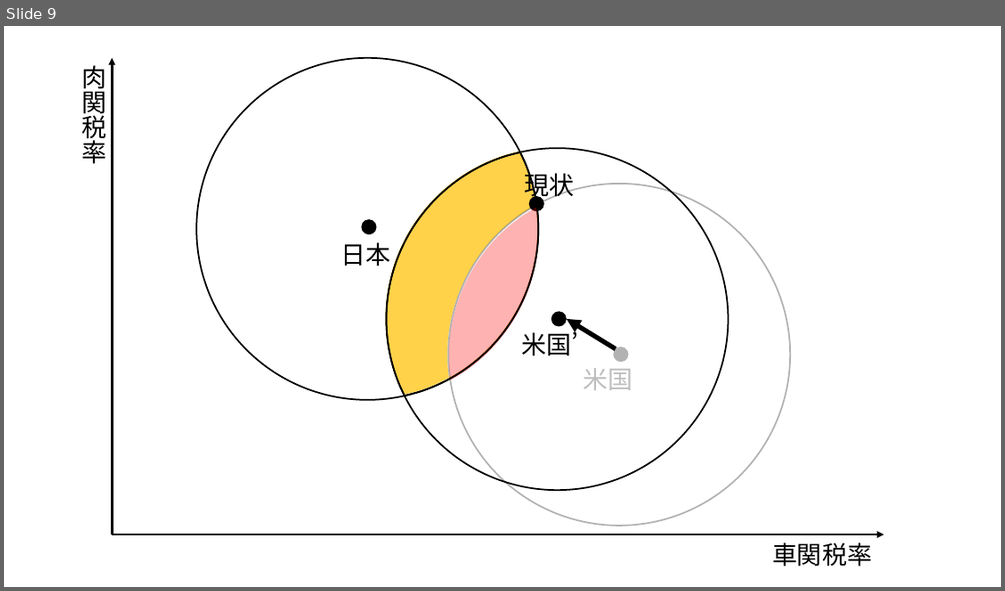
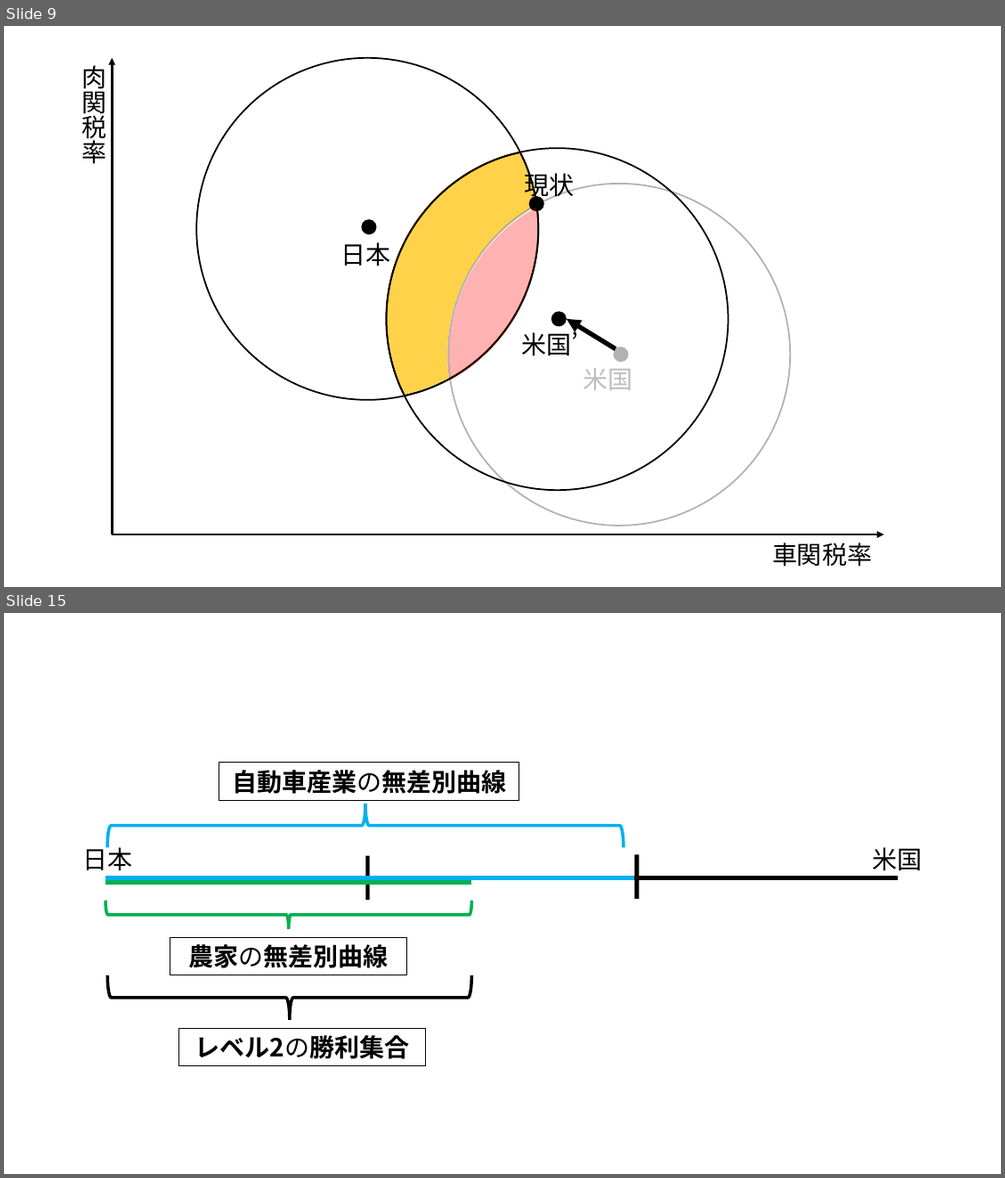
Before and after one commit to junpei-suzuki/IPE1-2026-Gakushuin, a slide deck: figs/DIYfigures_ipe1.pptx. Shown one above the other, each under a label of ours: slide 9 before the commit, slides 9 and 15 after it; the slides between them are not shown. The pictures are 1005x591 and 1005x1178 pixels, drawn with LibreOffice and Linux fonts; fonts in the diff are those of the drawing. Boxes give left, top, right and bottom in pixels: in the first picture for what was removed or moved away, otherwise in the second. Text is boxed around its words. In the diff, an @@ line names an element or a change of style, - is before the commit and + after.

```diff
--- a/figs/DIYfigures_ipe1.pptx
+++ b/figs/DIYfigures_ipe1.pptx
@@ slide 15 added at (4, 613, 1001, 1174), background #FFFFFF @@
@@ group added at (82, 763, 922, 1065): 5 rectangles, 3 lines, 3 left braces, 2 texts @@
+日本
+米国
+自動車産業の無差別曲線
+レベル2の勝利集合
+農家の無差別曲線
```
Also in this commit, not shown: 6 other slides added, 6 other files.
